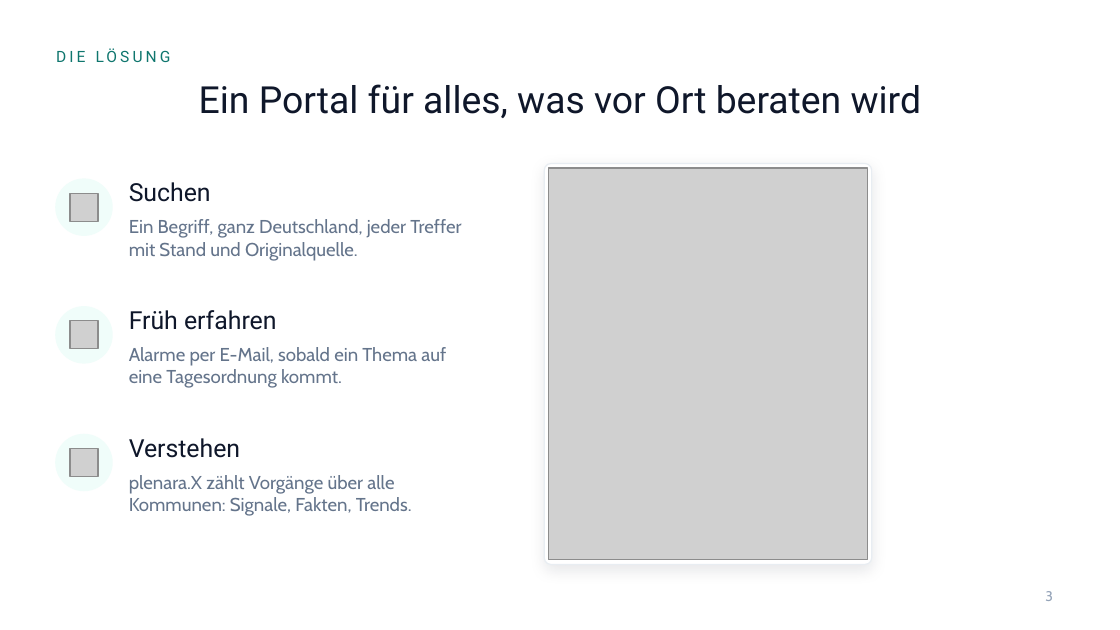
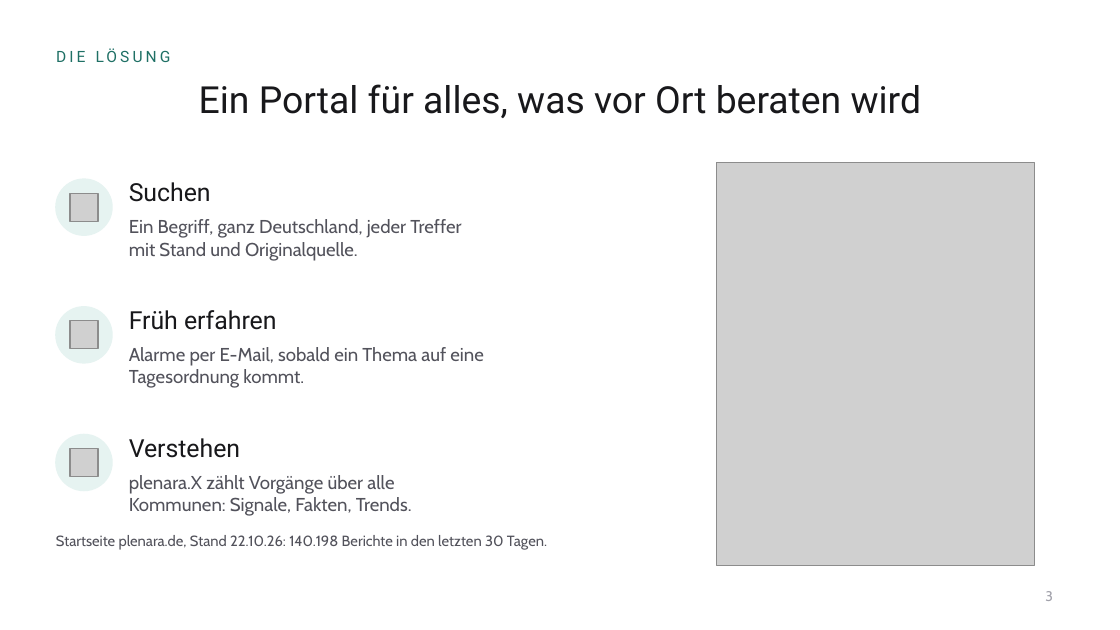
Before and after one commit to EsMa001/Ratsmonitor, a slide deck: slide 3 of docs/design/praesentation/plenara-investoren.pptx. Drawn at 1120x630 pixels with LibreOffice and Linux fonts; fonts in the diff are those of the drawing; grey boxes stand for pictures; background and template pictures are left out. Boxes give left, top, right and bottom in pixels: in the first picture for what was removed or moved away, otherwise in the second. Text is boxed around its words. In the diff, an @@ line names an element or a change of style, - is before the commit and + after.

```diff
--- a/docs/design/praesentation/plenara-investoren.pptx
+++ b/docs/design/praesentation/plenara-investoren.pptx
@@ text "DIE LÖSUNG" at <box>56,48,171,62</box>: text colour #0F766E to #1F7065 @@
@@ rounded rectangle removed at <box>544,164,871,564</box> @@
@@ picture removed at <box>549,168,867,560</box> @@
@@ picture added at <box>717,162,1035,566</box> @@
@@ text colour #0F172A to #18181B in 4 elements at <box>199,84,921,118</box>, <box>129,182,211,202</box>, <box>129,310,277,330</box>, <box>129,438,240,458</box> @@
@@ text colour #64748B to #52525B in 3 elements at <box>129,219,461,261</box>, <box>129,347,483,388</box>, <box>129,475,412,516</box> @@
@@ text added at <box>56,535,547,550</box>, 9.5 pt, text #52525B @@
+Startseite plenara.de, Stand 22.10.26: 140.198 Berichte in den letzten 30 Tagen.
```
Also in this commit, not shown: 8 other slides changed, 11 slides added, 3 slides removed, 34 other files.
